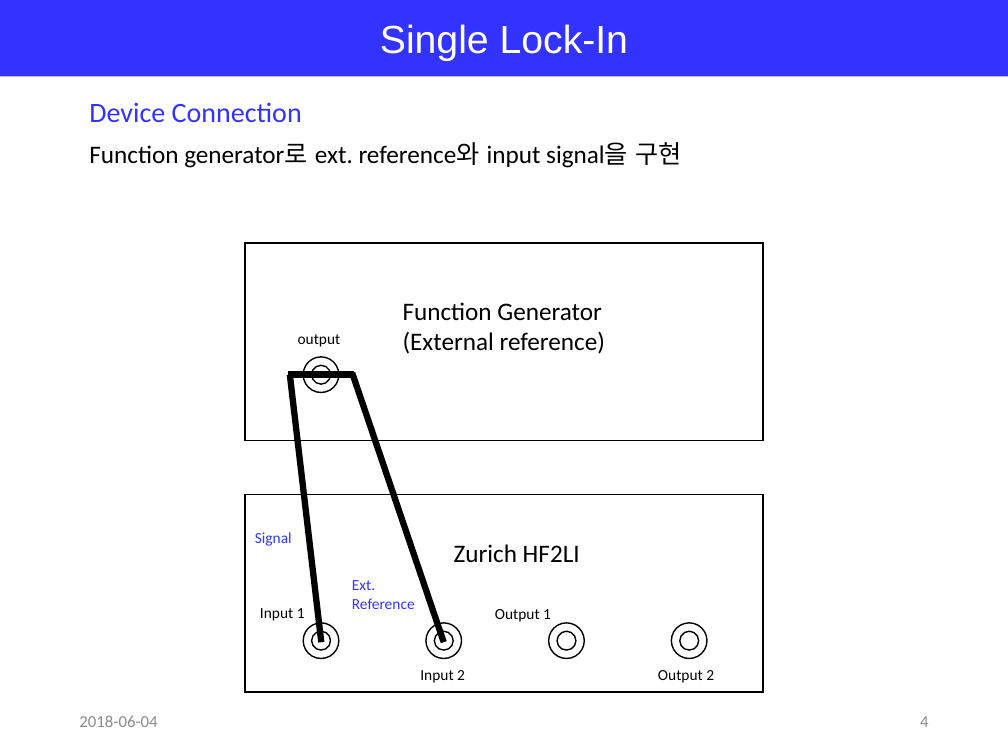
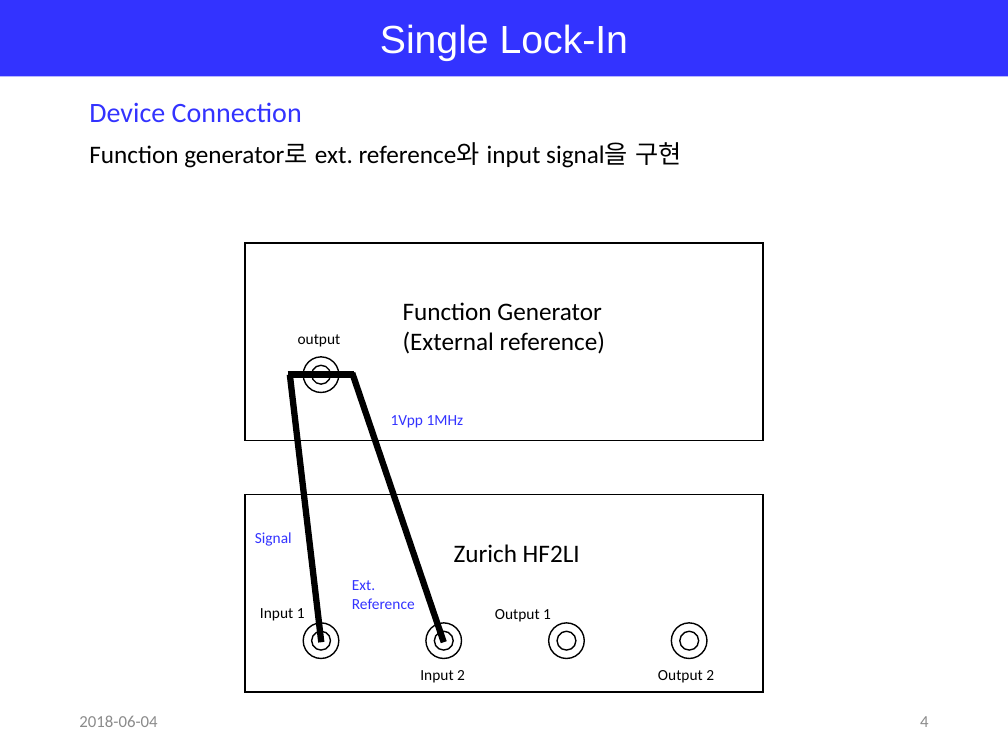
Before and after one commit to jglee96/NBTP_Lab, a slide deck: slide 4 of 랩미팅/201806/180604 Zurich Lock-In(Jong).pptx. Drawn at 1008x756 pixels with LibreOffice and Linux fonts; fonts in the diff are those of the drawing. Boxes give left, top, right and bottom in pixels: in the first picture for what was removed or moved away, otherwise in the second. Text is boxed around its words. In the diff, an @@ line names an element or a change of style, - is before the commit and + after.

```diff
--- a/랩미팅/201806/180604 Zurich Lock-In(Jong).pptx
+++ b/랩미팅/201806/180604 Zurich Lock-In(Jong).pptx
@@ text added at <box>391,415,464,428</box>, 11 pt, text #3333FF @@
+1Vpp 1MHz
```
Also in this commit, not shown: 2 other slides changed, 5 other files.
